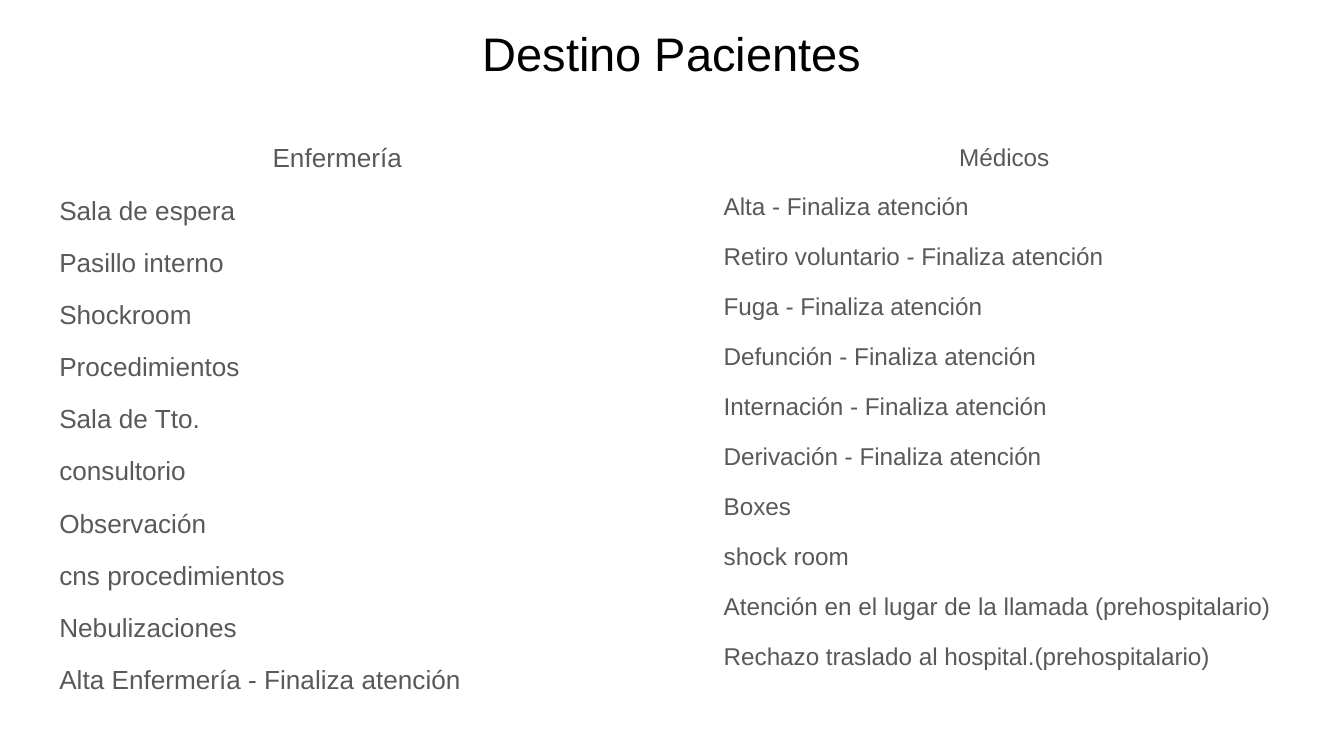
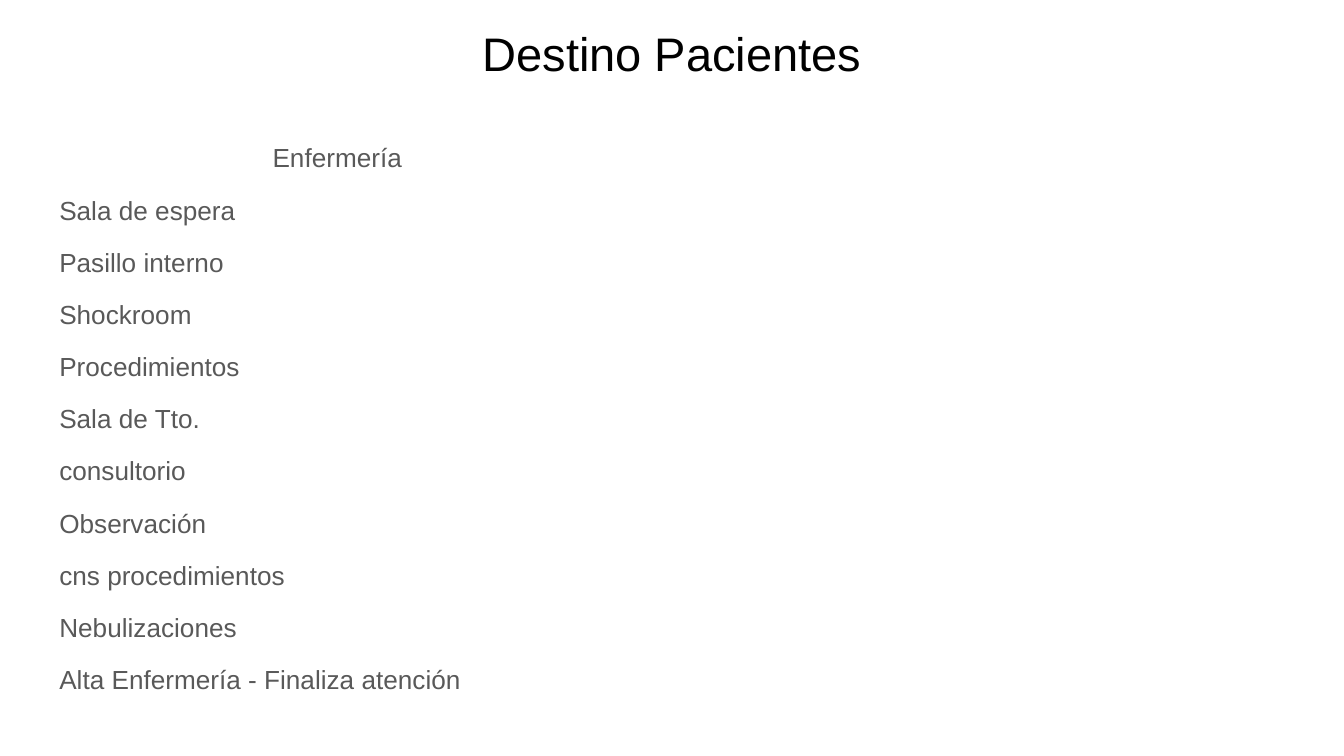
Before and after one commit to sisprovguardia-gustavo/docs, a slide deck: slide 13 of docs/notas_sistema.pptx (slide 8 before the commit). Drawn at 1344x756 pixels with LibreOffice and Linux fonts; fonts in the diff are those of the drawing. Boxes give left, top, right and bottom in pixels: in the first picture for what was removed or moved away, otherwise in the second. Text is boxed around its words. In the diff, an @@ line names an element or a change of style, - is before the commit and + after.

```diff
--- a/docs/notas_sistema.pptx
+++ b/docs/notas_sistema.pptx
@@ text removed at (x1=724, y1=148, x2=1270, y2=670) @@
-Médicos
-Alta - Finaliza atención
-Retiro voluntario - Finaliza atención
-Fuga - Finaliza atención
-Defunción - Finaliza atención
-Internación - Finaliza atención
-Derivación - Finaliza atención
-Boxes
-shock room
-Atención en el lugar de la llamada (prehospitalario)
-Rechazo traslado al hospital.(prehospitalario)
```
Also in this commit, not shown: 7 other slides changed, 8 slides added, 1 slide removed, 16 other files.
